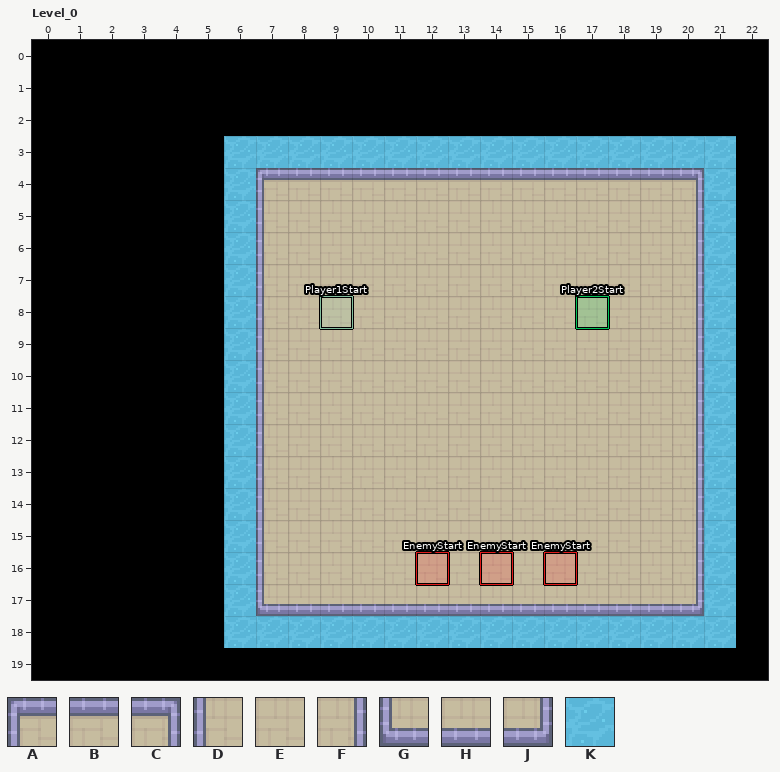
An edit to a level. LDtk project, assets/tiles/test2.ldtk. Above: the version before the commit.
Cells are 16x16 px. Shown: Level_0 x 0..22, y 0..19. The commit also changed other parts of the map, which this record leaves out. The old version is drawn lined up with the new one.
Key: from "Tilemap": A 81, B 82, C 83, D 108, E 109, F 110, G 135, H 136, J 137, K 198.
_ is an empty cell.
Objects are placed by their top-left corner, in cells (3,4 is the top-left corner of cell 3,4); size is 1x1 cell unless given.
Layers that did not change in this view are not listed.
Layer "BaseTiles" before, first column x 0:
 0 _______________________
 1 _______________________
 2 _______________________
 3 ______KKKKKKKKKKKKKKKK_
 4 ______KABBBBBBBBBBBBCK_
 5 ______KDEEEEEEEEEEEEFK_
 6 ______KDEEEEEEEEEEEEFK_
 7 ______KDEEEEEEEEEEEEFK_
 8 ______KDEEEEEEEEEEEEFK_
 9 ______KDEEEEEEEEEEEEFK_
10 ______KDEEEEEEEEEEEEFK_
11 ______KDEEEEEEEEEEEEFK_
12 ______KDEEEEEEEEEEEEFK_
13 ______KDEEEEEEEEEEEEFK_
14 ______KDEEEEEEEEEEEEFK_
15 ______KDEEEEEEEEEEEEFK_
16 ______KDEEEEEEEEEEEEFK_
17 ______KGHHHHHHHHHHHHJK_
18 ______KKKKKKKKKKKKKKKK_
19 _______________________
Objects on layer "Entities" before:
"Player1Start" rectangle at 9,8
"Player2Start" rectangle at 17,8
"EnemyStart" rectangle at 12,16
"EnemyStart" rectangle at 14,16
"EnemyStart" rectangle at 16,16
Now the later version:
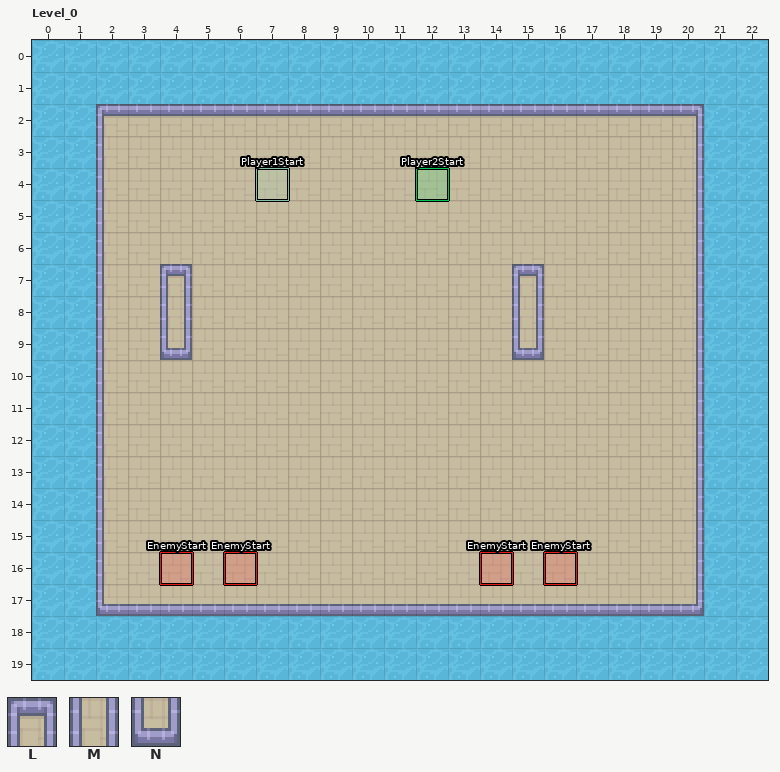
Further tiles: from "Tilemap": L 88, M 115, N 142.
Change:
map size 16x16 -> 23x20 cells (old content now starts at 6,3; both pictures use the new coordinates)
Layer "BaseTiles":
The author put tile A in row 2 at x 2.
The author put tile B in row 2 at x 3 to 19.
The author put tile C in row 2 at x 20.
The author put tile D in rows 3 to 16 at x 2.
Tile A becomes tile E in row 4 at x 7.
Tile B becomes tile E in row 4 at x 8 to 19.
Tile D becomes tile E in rows 5 to 16 at x 7.
Tile K becomes tile E in row 3 at x 6 to 19; in rows 4 to 16 at x 6.
The author put tile E in rows 3 to 6 at x 3 to 5; in rows 7 to 9 at x 3 and 5; in rows 10 to 16 at x 3 to 5.
Tile C becomes tile F in row 4 at x 20.
Tile K becomes tile F in row 3 at x 20.
The author put tile G in row 17 at x 2.
Tile G becomes tile H in row 17 at x 7.
Tile K becomes tile H in row 17 at x 6.
The author put tile H in row 17 at x 3 to 5.
The author put tile K in rows 0 to 1 at x 0 to 22; in row 2 at x 0 to 1 and 21 to 22; in rows 3 to 17 at x 0 to 1 and 22; in row 18 at x 0 to 5 and 22; in row 19 at x 0 to 22.
Tile E becomes tile L in row 7 at x 15.
The author put tile L in row 7 at x 4.
Tile E becomes tile M in row 8 at x 15.
The author put tile M in row 8 at x 4.
Tile E becomes tile N in row 9 at x 15.
The author put tile N in row 9 at x 4.
Layer "Entities":
Object "Player1Start" rectangle at 9,8 becomes "Player1Start" rectangle at 7,4.
Object "Player2Start" rectangle at 17,8 becomes "Player2Start" rectangle at 12,4.
Object "EnemyStart" rectangle at 12,16 becomes "EnemyStart" rectangle at 6,16.
A new object: "EnemyStart" rectangle at 4,16.
